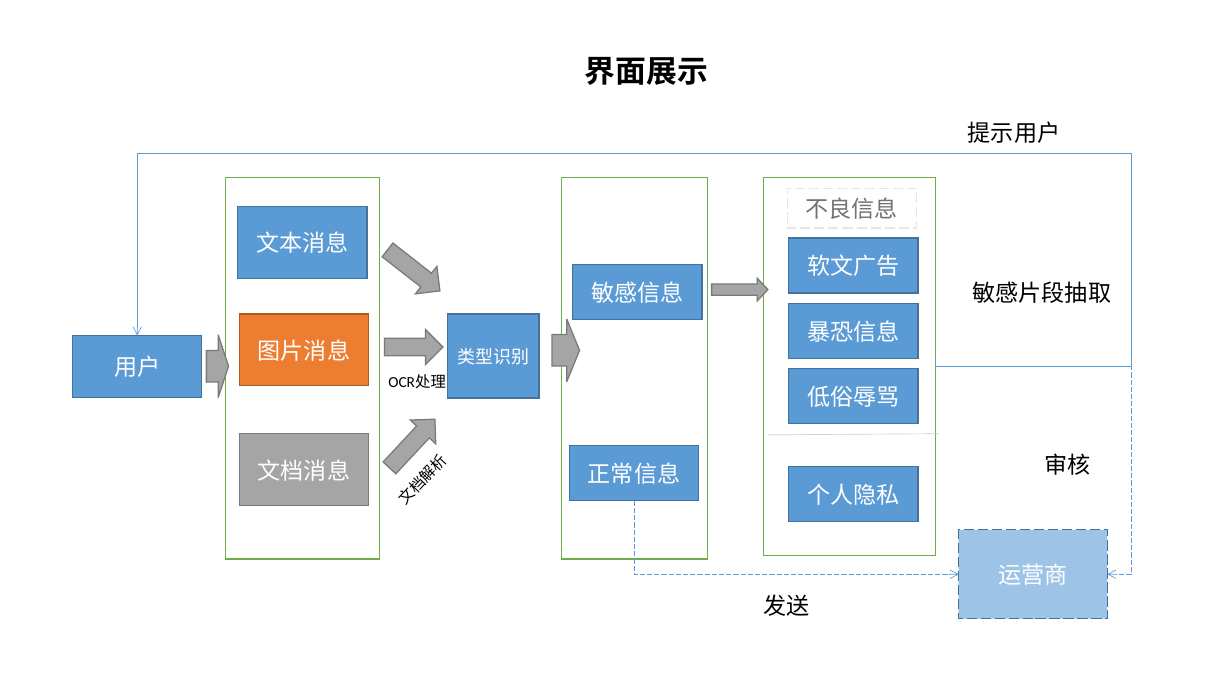
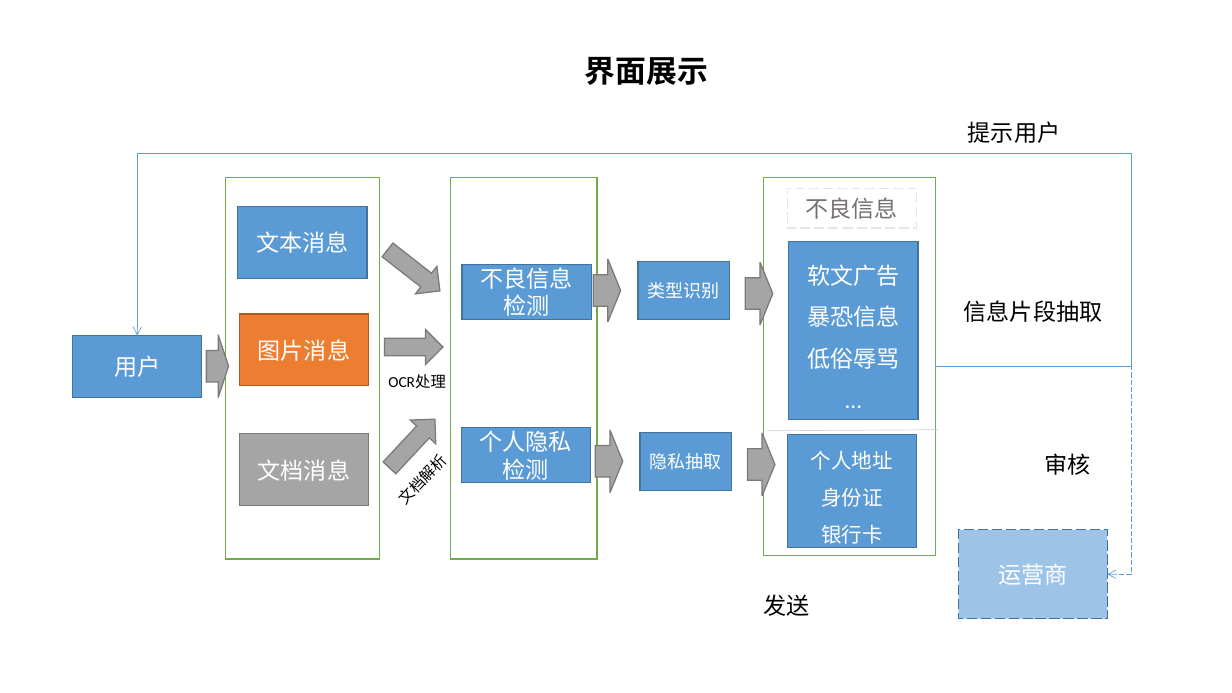
Before and after one commit to KATEhuang920909/qiji_compet, a slide deck: slide 1 of 流程图.pptx. Drawn at 1232x693 pixels with LibreOffice and Linux fonts; fonts in the diff are those of the drawing. Boxes give left, top, right and bottom in pixels: in the first picture for what was removed or moved away, otherwise in the second. Text is boxed around its words. In the diff, an @@ line names an element or a change of style, - is before the commit and + after.

```diff
--- a/流程图.pptx
+++ b/流程图.pptx
@@ rectangle: place and size @@
-rectangle at (562, 177, 708, 559)
+rectangle at (451, 177, 597, 559)
@@ rectangle removed at (789, 238, 919, 294) @@
-软文广告
@@ rectangle "不良信息检测": place and size @@
-rectangle "不良信息检测" at (573, 264, 702, 320)
+rectangle "不良信息检测" at (462, 264, 592, 320)
@@ text in rectangle at (481, 263, 573, 320): text changed @@
-敏感信息
+不良信息检测
@@ right arrow: place and size @@
-right arrow at (552, 319, 579, 382)
+right arrow at (593, 259, 621, 322)
@@ rectangle "类型识别": place and size @@
-rectangle "类型识别" at (447, 314, 539, 398)
+rectangle "类型识别" at (638, 262, 729, 320)
@@ right arrow: place and size @@
-right arrow at (712, 278, 768, 300)
+right arrow at (746, 262, 774, 325)
@@ text in rectangle at (789, 241, 919, 420): paragraph added @@
+...
@@ rectangle "软文广告": place and size @@
-rectangle "软文广告" at (789, 369, 919, 424)
+rectangle "软文广告" at (789, 241, 919, 420)
@@ rectangle removed at (789, 303, 919, 359) @@
-暴恐信息
@@ text in rectangle at (807, 305, 899, 327): paragraphs added @@
+软文广告
+暴恐信息
@@ text at (964, 300, 1103, 322): text changed @@
-敏感片段抽取
+信息片段抽取
@@ text in rectangle at (807, 348, 899, 369): line spacing 1 to 1.5 @@
@@ rectangle "个人隐私检测": place and size @@
-rectangle "个人隐私检测" at (789, 467, 919, 522)
+rectangle "个人隐私检测" at (461, 428, 591, 483)
@@ text in rectangle at (480, 427, 572, 484): text changed @@
-个人隐私
+个人隐私检测
@@ rectangle removed at (569, 445, 699, 501) @@
-正常信息
@@ right arrow added at (595, 430, 623, 493), fill #A5A5A5, outline #7A7A7A 1 pt @@
@@ rectangle added at (640, 433, 732, 491), fill #5B9BD5, outline #43739E 1 pt, 14 pt, text #FFFFFF @@
+隐私抽取
@@ right arrow added at (748, 433, 775, 496), fill #A5A5A5, outline #7A7A7A 1 pt @@
@@ line moved from (768, 435) - (939, 433) to (767, 431) - (938, 430) @@
@@ rectangle added at (787, 434, 917, 547), fill #5B9BD5, outline #43739E 1 pt, 16 pt, text #FFFFFF @@
+个人地址
+身份证
+银行卡
@@ elbow arrow removed from (634, 501) to (959, 574) @@
```
Also in this commit, not shown: 8 other files.
